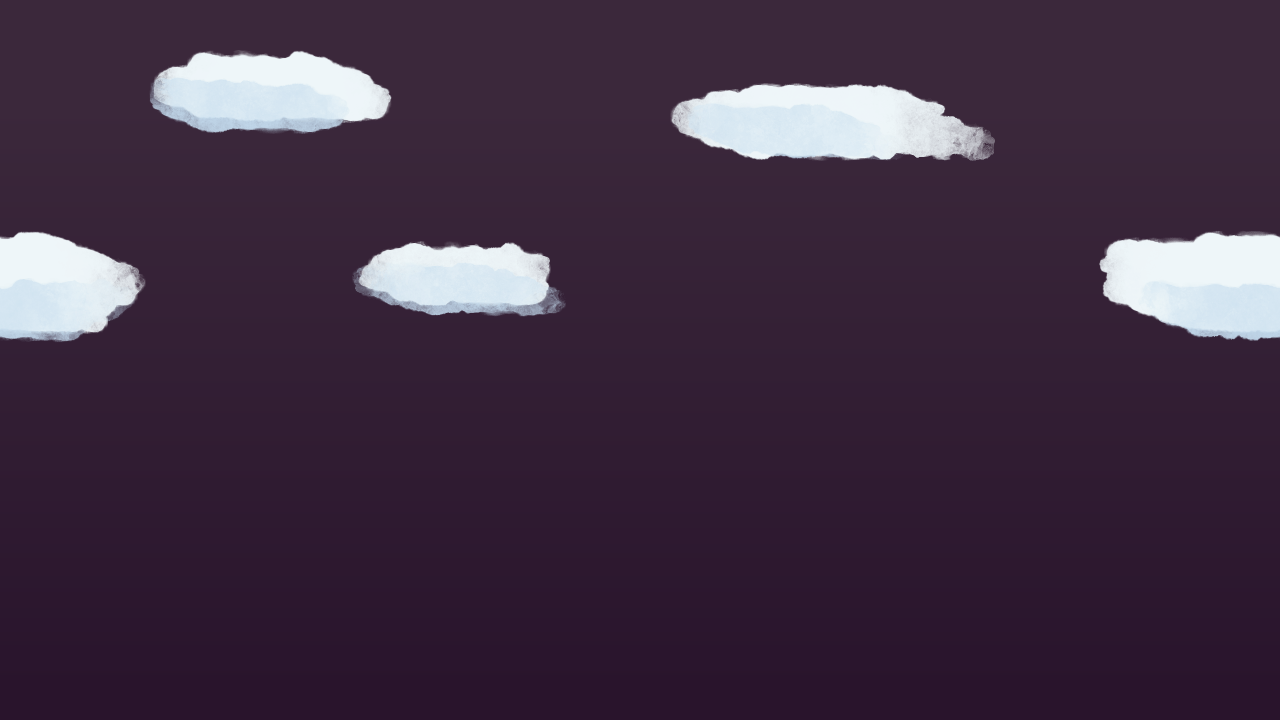
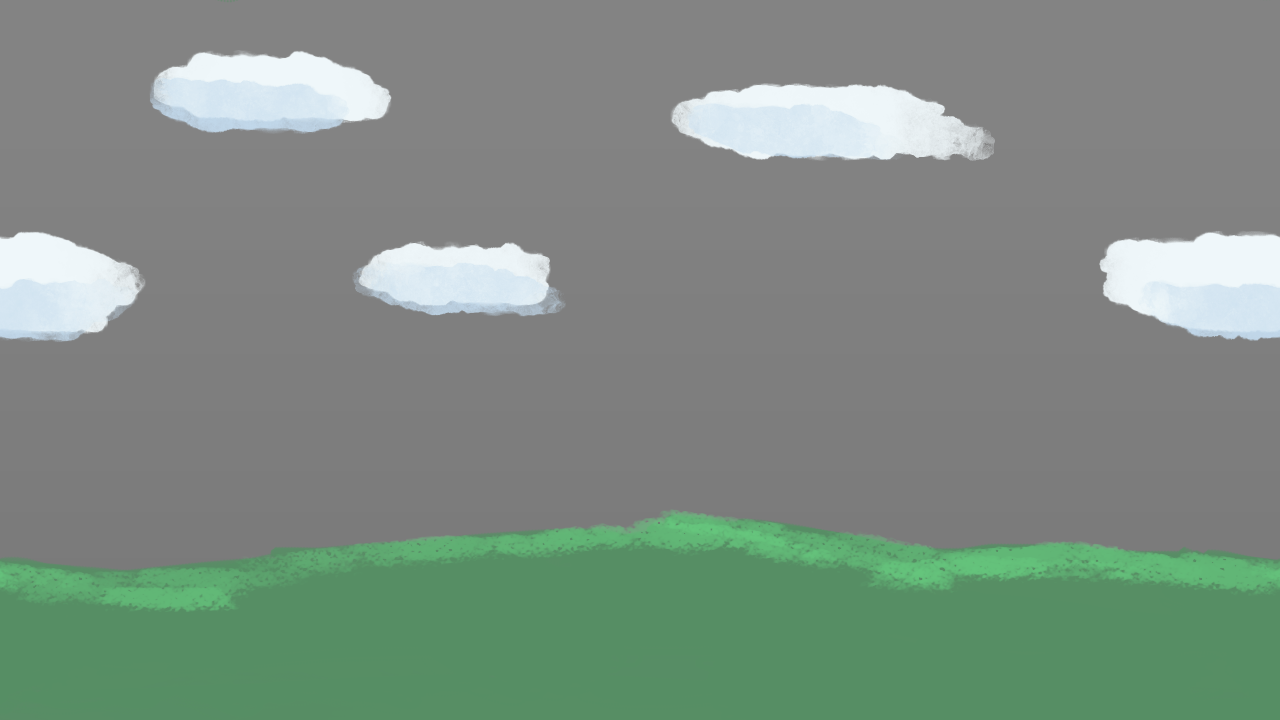
Comparing the layer stacks of the two 1280×720 images. Changes:
showed "grassy" over [0, 0, 1280, 720]
painted on "sky" over [0, 0, 1280, 720]
